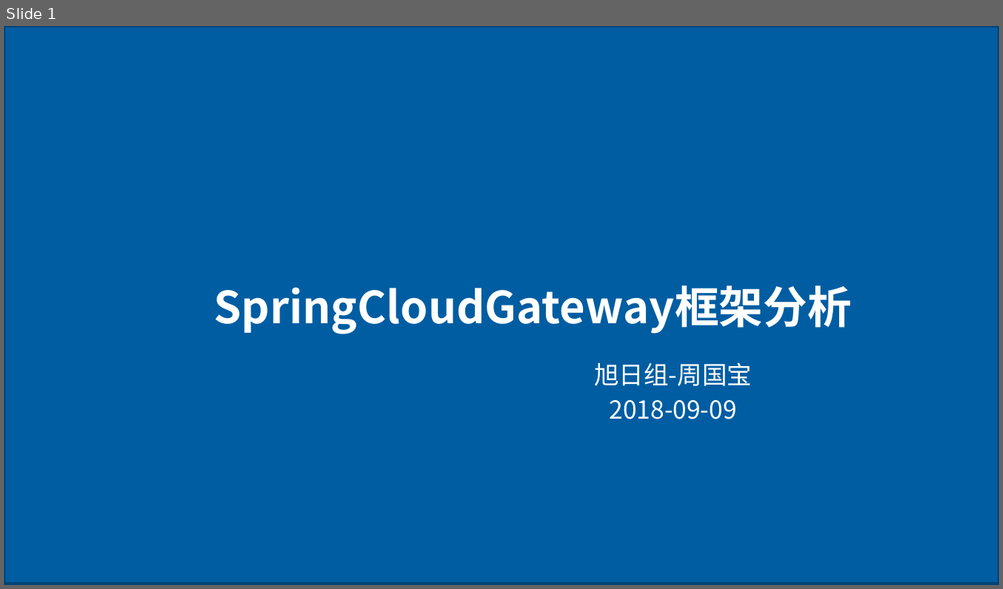
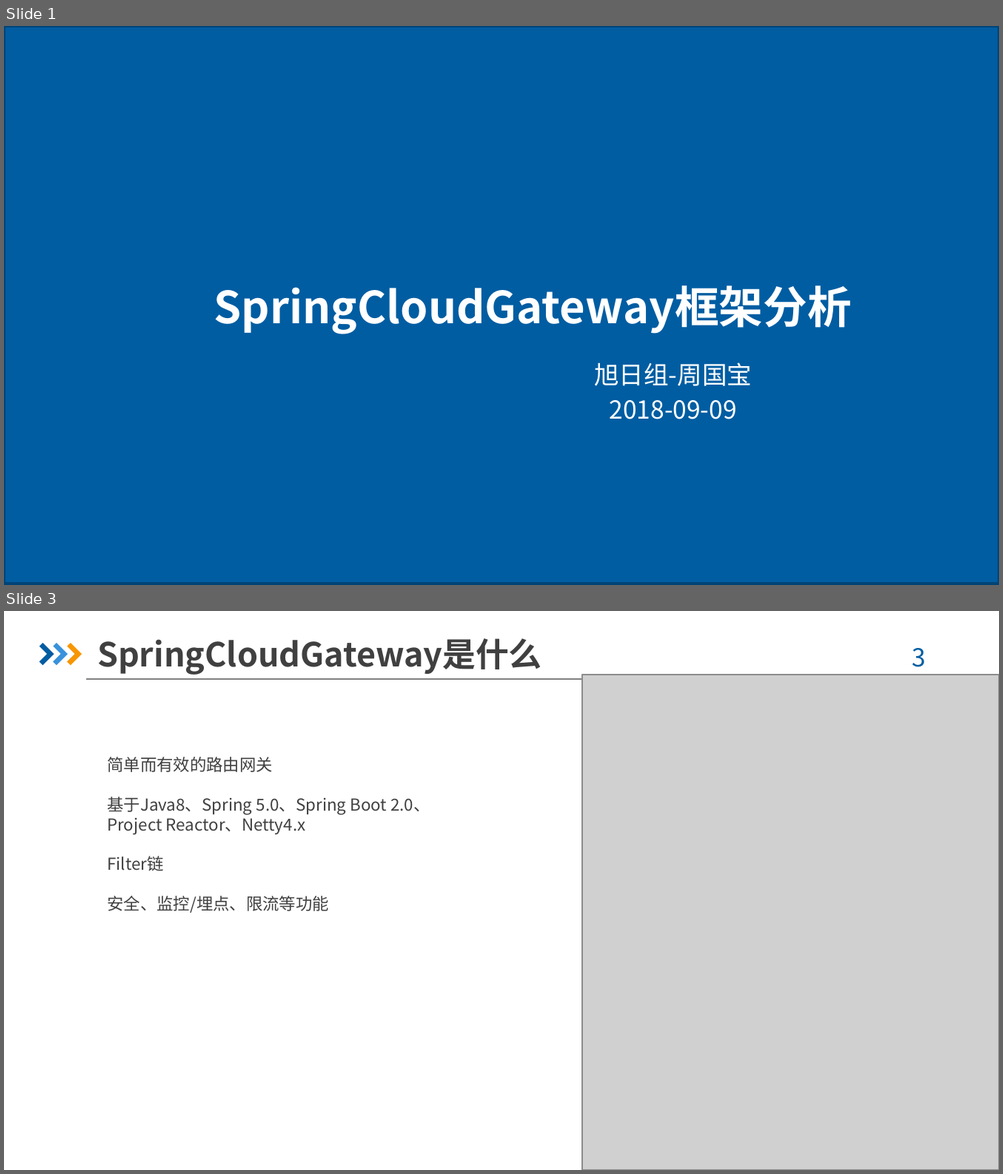
Before and after one commit to yizhou136/springcloudgateway, a slide deck: src/main/doc/SpringCloudGateway框架分析-周国宝.pptx. Shown one above the other, each under a label of ours: slide 1 before the commit, slides 1 and 3 after it; the slides between them are not shown. The pictures are 1003x589 and 1003x1174 pixels, drawn with LibreOffice and Linux fonts; fonts in the diff are those of the drawing; grey boxes stand for pictures; background and template pictures are left out; a plain dark background stands for a picture behind light text. Boxes give left, top, right and bottom in pixels: in the first picture for what was removed or moved away, otherwise in the second. Text is boxed around its words. In the diff, an @@ line names an element or a change of style, - is before the commit and + after.

```diff
--- a/src/main/doc/SpringCloudGateway框架分析-周国宝.pptx
+++ b/src/main/doc/SpringCloudGateway框架分析-周国宝.pptx
@@ slide 3 added at box(4, 611, 999, 1170), background picture (left out) @@
@@ freeform shape added at box(39, 643, 54, 666), fill #005DA2 @@
@@ freeform shape added at box(53, 643, 68, 666), fill #3992DB @@
@@ freeform shape added at box(67, 643, 82, 666), fill #F79600 @@
@@ text added at box(97, 638, 542, 675), 24 pt, text #404040, bold @@
+SpringCloudGateway是什么
@@ page number added at box(912, 648, 926, 667), 18 pt, text #005DA2 @@
+3
@@ picture added at box(582, 675, 999, 1170) @@
@@ line added from (87, 678) to (940, 678), #808080 0.75 pt @@
@@ text added at box(107, 757, 430, 913), 12 pt, text #404040 @@
+简单而有效的路由网关
+基于Java8、Spring 5.0、Spring Boot 2.0、
+Project Reactor、Netty4.x
+Filter链
+安全、监控/埋点、限流等功能
```
Also in this commit, not shown: 20 slides changed, 10 other slides added, 6 slides removed, 6 other files.
